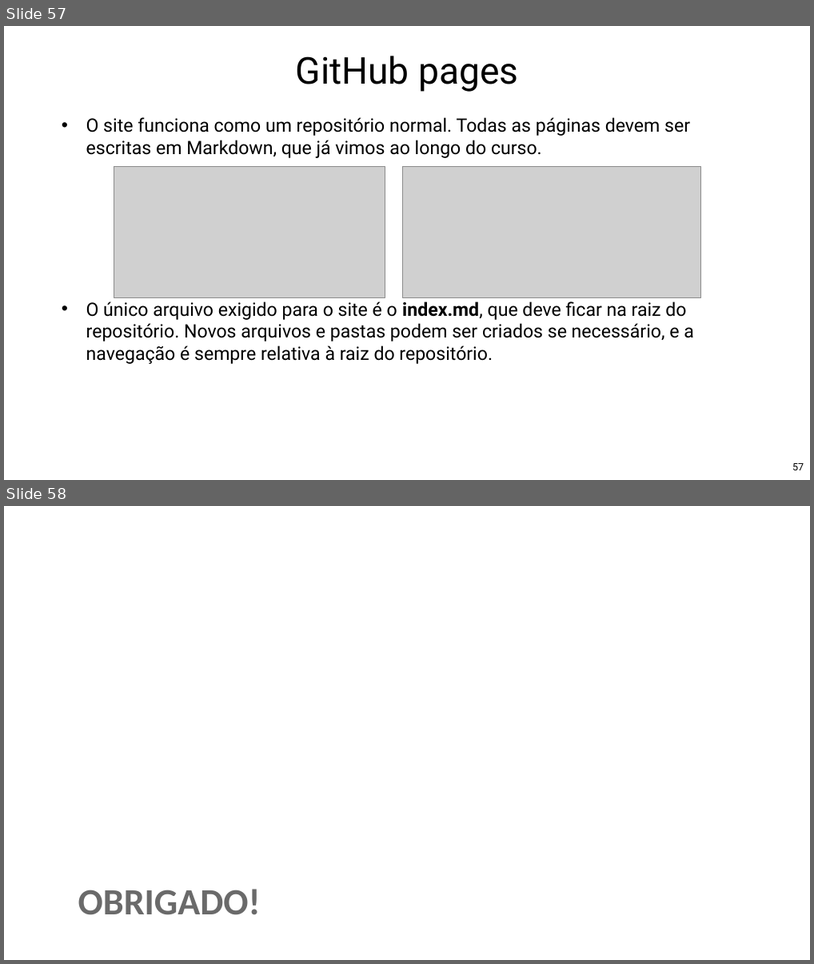
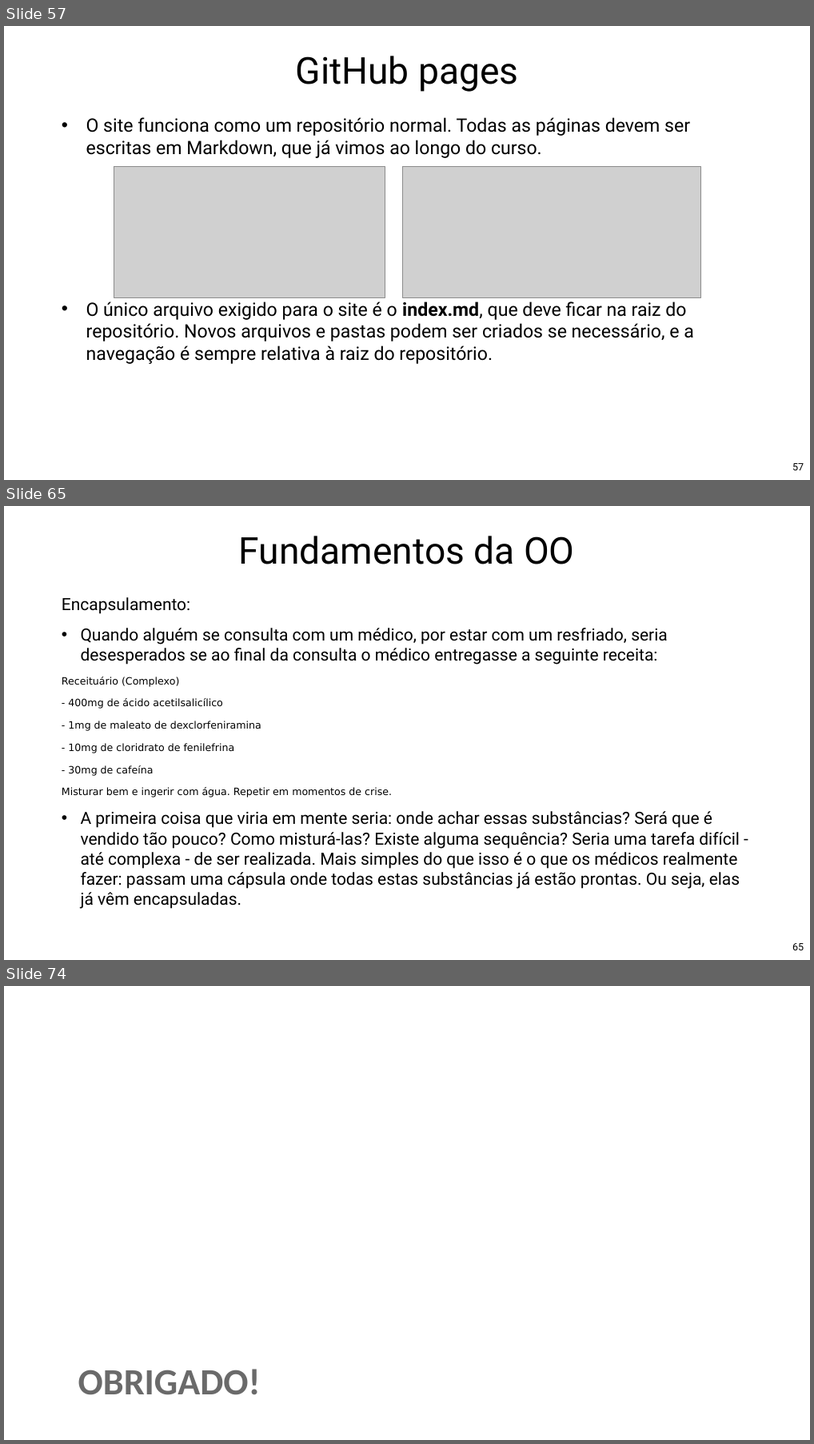
Before and after one commit to Pedrorocha13/2021.1-progoo, a slide deck: materiais/slides.pptx. Shown one above the other, each under a label of ours: slides 57 and 58 before the commit, slides 57, 65 and 74 after it; the slides between them are not shown. The pictures are 814x964 and 814x1444 pixels, drawn with LibreOffice and Linux fonts; fonts in the diff are those of the drawing; grey boxes stand for pictures; background and template pictures are left out. Boxes give left, top, right and bottom in pixels: in the first picture for what was removed or moved away, otherwise in the second. Text is boxed around its words. In the diff, an @@ line names an element or a change of style, - is before the commit and + after.

Commit message:
Incluída aula sobre fundamentos

```diff
--- a/materiais/slides.pptx
+++ b/materiais/slides.pptx
@@ slide 65 added at (x1=4, y1=506, x2=810, y2=960), background picture (left out) @@
@@ title added at (x1=239, y1=536, x2=574, y2=564), 88 pt, text #000000 @@
+Fundamentos da OO
@@ text added at (x1=62, y1=597, x2=740, y2=908), 40 pt, text #000000 @@
+Encapsulamento:
+• Quando alguém se consulta com um médico, por estar com um resfriado, seria desesperados se ao final da consulta o médico entregasse a seguinte receita:
+Receituário (Complexo)
+- 400mg de ácido acetilsalicílico
+- 1mg de maleato de dexclorfeniramina
+- 10mg de cloridrato de fenilefrina
+- 30mg de cafeína
+Misturar bem e ingerir com água. Repetir em momentos de crise.
+• A primeira coisa que viria em mente seria: onde achar essas substâncias? Será que é vendido tão pouco? Como misturá-las? Existe alguma sequência? Seria uma tarefa difícil - até complexa - de ser realizada. Mais simples do que isso é o que os médicos realmente fazer: passam uma cápsula onde todas estas substâncias já estão prontas. Ou seja, elas já vêm encapsuladas.
@@ page number added at (x1=793, y1=943, x2=804, y2=950), 24 pt, text #000000 @@
+65
@@ what was slide 58 is now slide 74 @@
```
Also in this commit, not shown: 1 slide changed, 15 other slides added.
